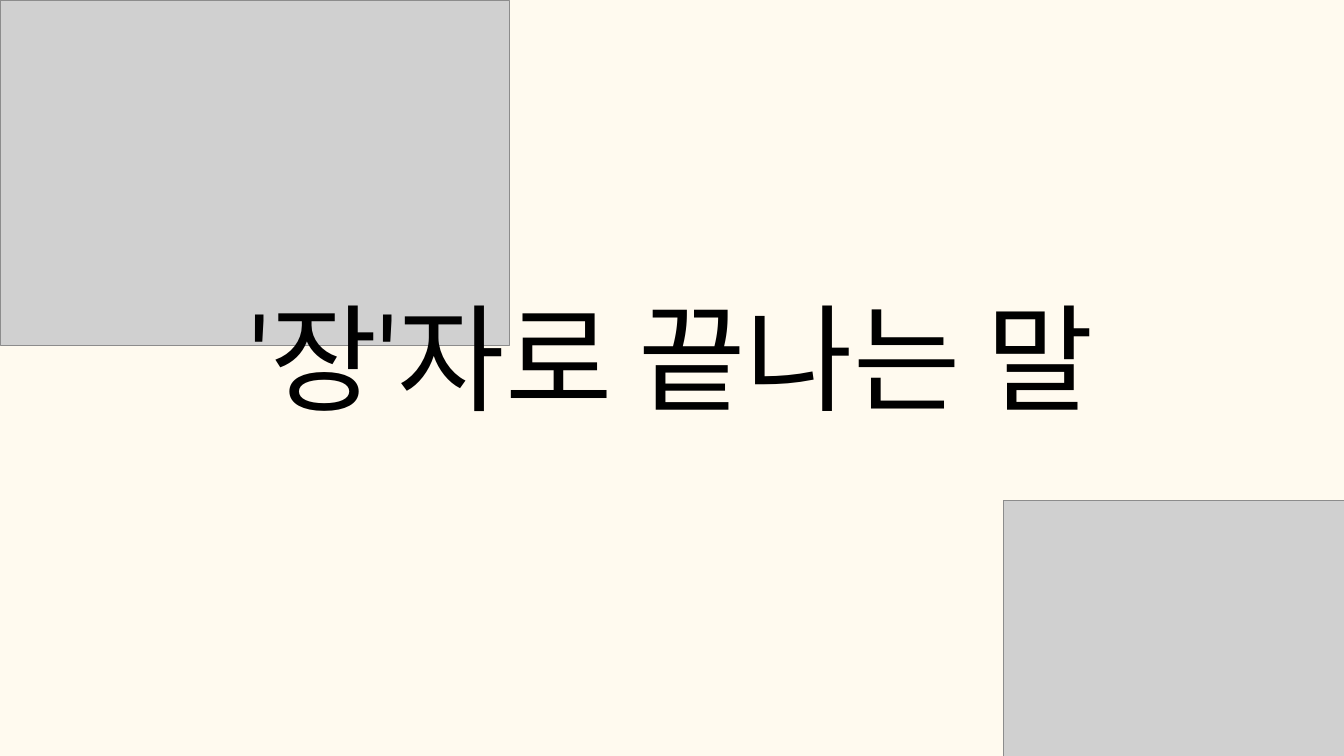
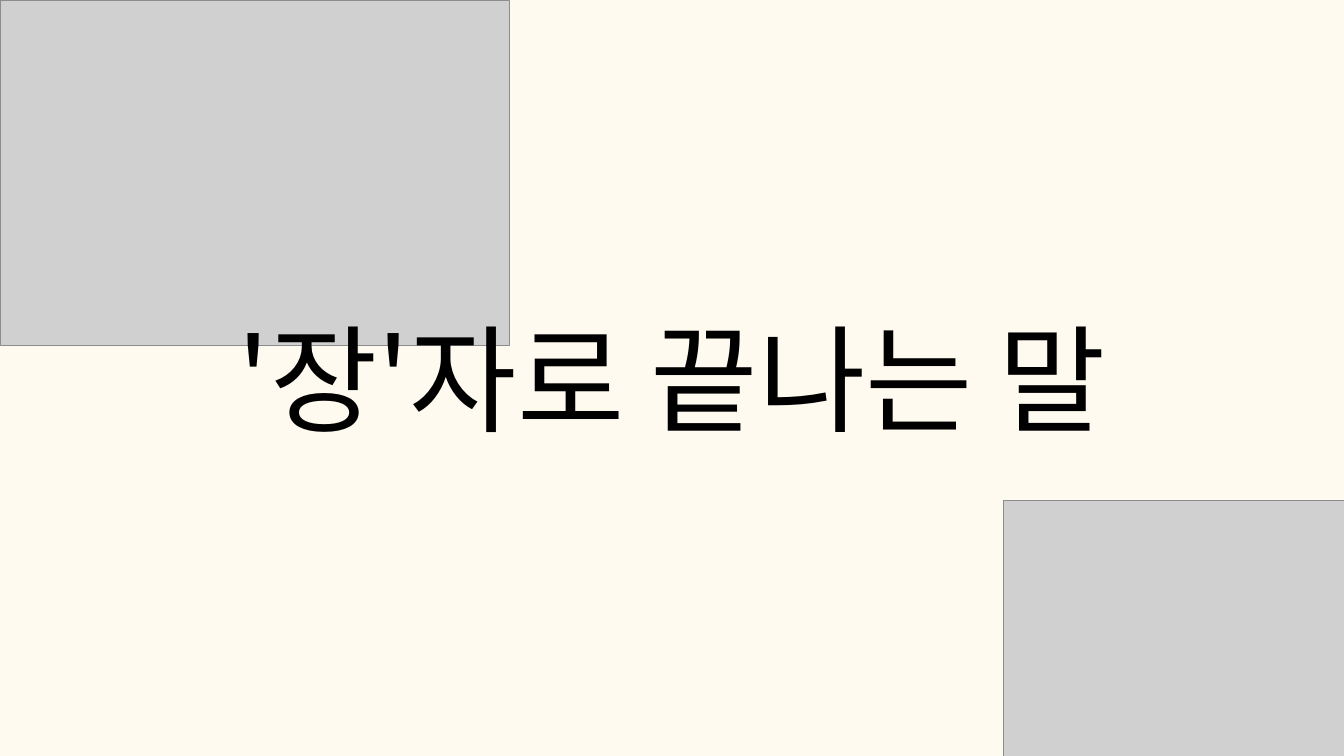
Before and after one commit to tkdgns25300/sunday_play, a slide deck: slide 22 of public/downloads/games/chain-words/rules.pptx. Drawn at 1344x756 pixels with LibreOffice and Linux fonts; fonts in the diff are those of the drawing; grey boxes stand for pictures. Boxes give left, top, right and bottom in pixels: in the first picture for what was removed or moved away, otherwise in the second. Text is boxed around its words. In the diff, an @@ line names an element or a change of style, - is before the commit and + after.

```diff
--- a/public/downloads/games/chain-words/rules.pptx
+++ b/public/downloads/games/chain-words/rules.pptx
@@ text "'장'자로 끝나는 말": place and size @@
-text "'장'자로 끝나는 말" at bbox=[250, 296, 1094, 411]
+text "'장'자로 끝나는 말" at bbox=[238, 305, 1106, 432]
@@ text "'장'자로 끝나는 말" at bbox=[238, 305, 1106, 432]: font Roboto to Noto Sans CJK KR @@
```
Also in this commit, not shown: 24 other slides changed, 3 other files.
